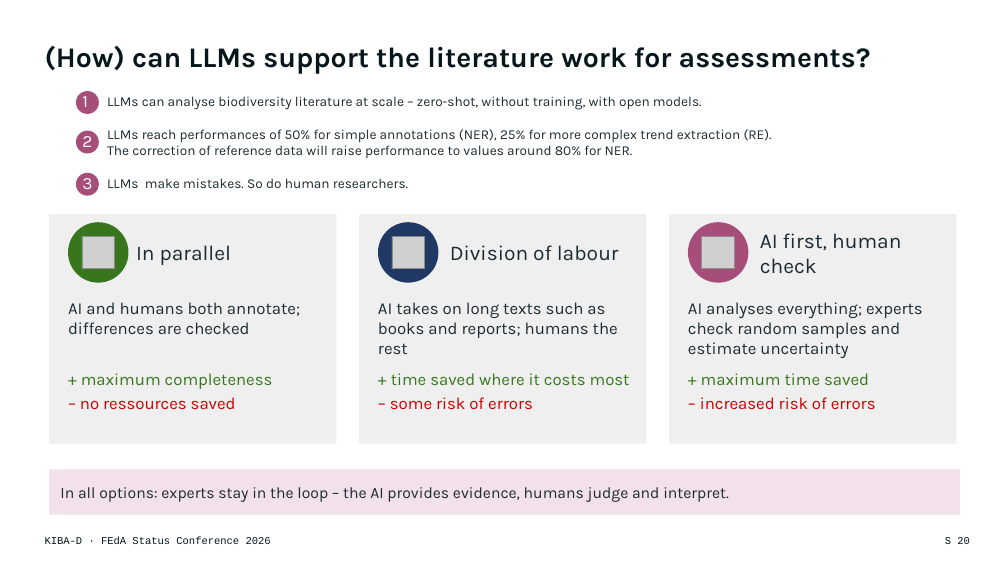
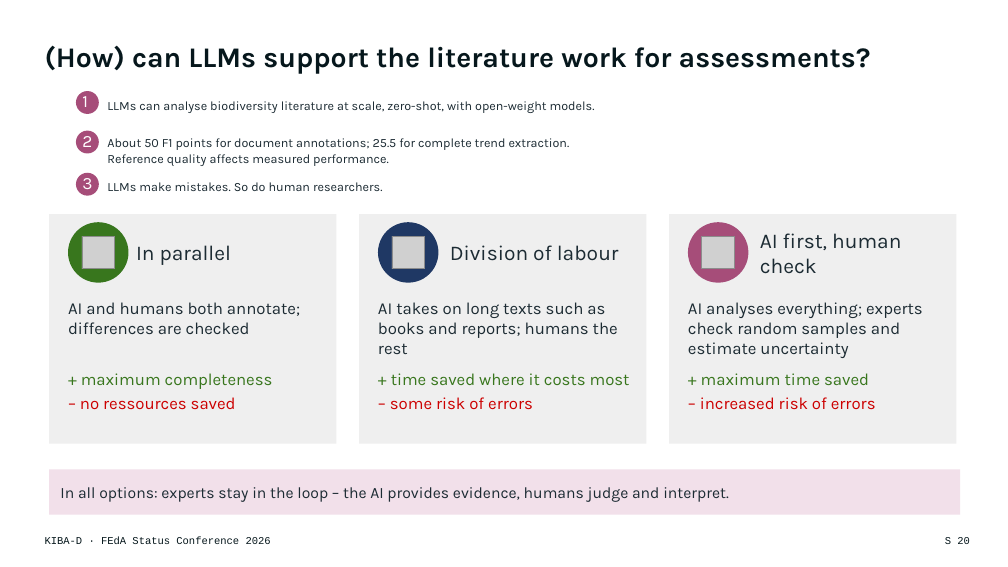
Before and after one commit to DFKI-NLP/kibad-llm, a slide deck: slide 20 of presentations/2026_feda_status_conference/KIBA-D_FEdA2026_Keynote.pptx. Drawn at 1008x567 pixels with LibreOffice and Linux fonts; fonts in the diff are those of the drawing; grey boxes stand for pictures. Boxes give left, top, right and bottom in pixels: in the first picture for what was removed or moved away, otherwise in the second. Text is boxed around its words. In the diff, an @@ line names an element or a change of style, - is before the commit and + after.

```diff
--- a/presentations/2026_feda_status_conference/KIBA-D_FEdA2026_Keynote.pptx
+++ b/presentations/2026_feda_status_conference/KIBA-D_FEdA2026_Keynote.pptx
@@ text at bbox=[107, 101, 595, 113]: text changed; size 13 to 12 pt @@
-LLMs can analyse biodiversity literature at scale – zero-shot, without training, with open models.
-LLMs reach performances of 50% for simple annotations (NER), 25% for more complex trend extraction (RE).
-The correction of reference data will raise performance to values around 80% for NER.
-LLMs make mistakes. So do human researchers.
+LLMs can analyse biodiversity literature at scale, zero-shot, with open-weight models.
@@ text "LLMs can analyse biodiversity literature ..." at bbox=[107, 101, 595, 113]: vertical alignment top to middle @@
@@ text added at bbox=[107, 138, 570, 166], 12 pt, text #1C2B33 @@
+About 50 F1 points for document annotations; 25.5 for complete trend extraction.
+Reference quality affects measured performance.
@@ text added at bbox=[107, 182, 382, 191], 12 pt, text #1C2B33 @@
+LLMs make mistakes. So do human researchers.
```
Also in this commit, not shown: 11 other slides changed, 6 slides added, 5 slides removed, 2 other files.
